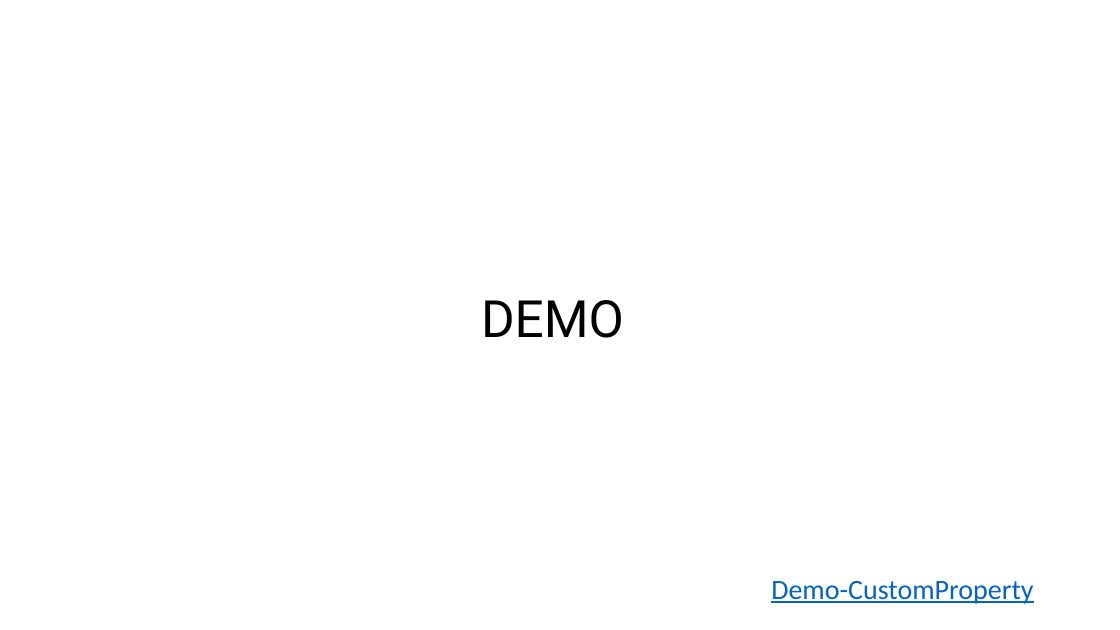
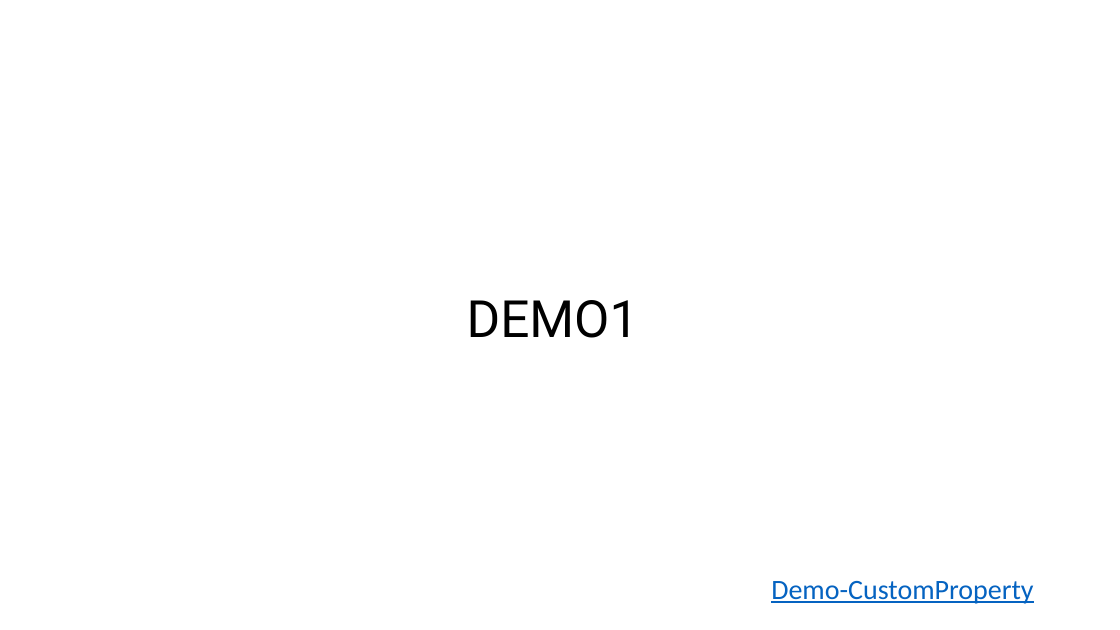
Before and after one commit to cfclick/CFSummit2016, a slide deck: slide 9 of powerpoint/SmartPDF/Don't Just PDF.pptx. Drawn at 1120x630 pixels with LibreOffice and Linux fonts; fonts in the diff are those of the drawing; background and template pictures are left out. Boxes give left, top, right and bottom in pixels: in the first picture for what was removed or moved away, otherwise in the second. Text is boxed around its words. In the diff, an @@ line names an element or a change of style, - is before the commit and + after.

```diff
--- a/powerpoint/SmartPDF/Don't Just PDF.pptx
+++ b/powerpoint/SmartPDF/Don't Just PDF.pptx
@@ title at bbox=[467, 300, 639, 338]: text changed @@
-DEMO
+DEMO1
```
Also in this commit, not shown: 10 other slides changed, 1 slide removed, 4 other files.
